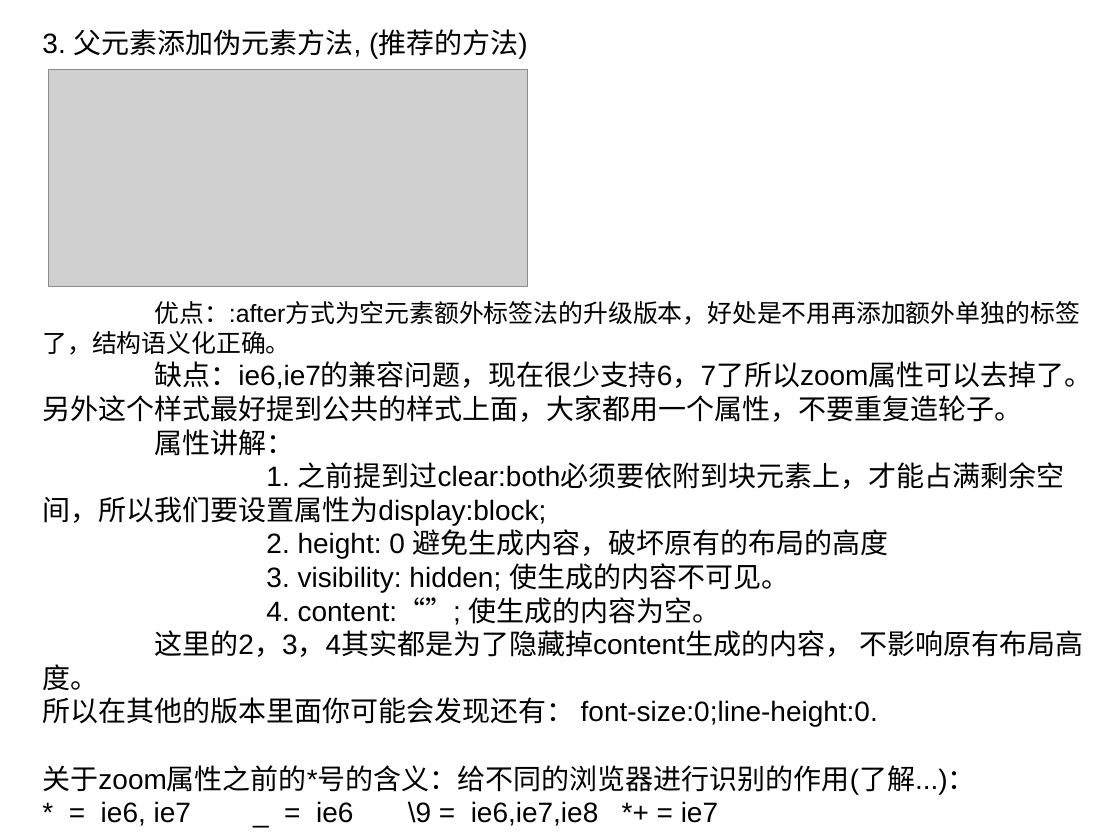
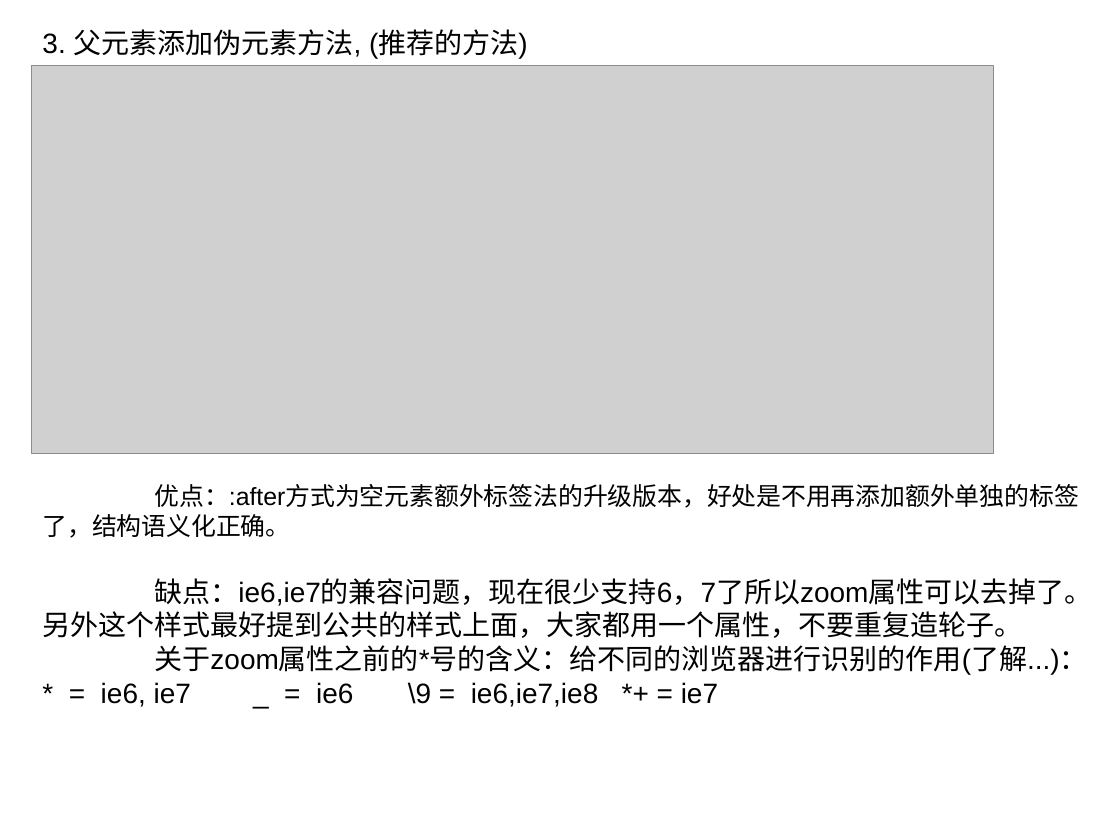
Before and after one commit to tiptophs/float, a slide deck: slide 11 of 浮动.ppt. Drawn at 1120x840 pixels with LibreOffice and Linux fonts; fonts in the diff are those of the drawing; grey boxes stand for pictures. Boxes give left, top, right and bottom in pixels: in the first picture for what was removed or moved away, otherwise in the second. Text is boxed around its words. In the diff, an @@ line names an element or a change of style, - is before the commit and + after.

```diff
--- a/浮动.ppt
+++ b/浮动.ppt
@@ picture: place and size @@
-picture at <box>48,69,528,287</box>
+picture at <box>31,65,993,452</box>
@@ text at <box>42,429,1083,726</box>: paragraphs removed @@
-属性讲解：
-1. 之前提到过clear:both必须要依附到块元素上，才能占满剩余空间，所以我们要设置属性为display:block;
-2. height: 0 避免生成内容，破坏原有的布局的高度
-3. visibility: hidden; 使生成的内容不可见。
-4. content:“”; 使生成的内容为空。
-这里的2，3，4其实都是为了隐藏掉content生成的内容， 不影响原有布局高度。
-所以在其他的版本里面你可能会发现还有： font-size:0;line-height:0.
```
Also in this commit, not shown: 1 other slide changed, 3 slides added.
